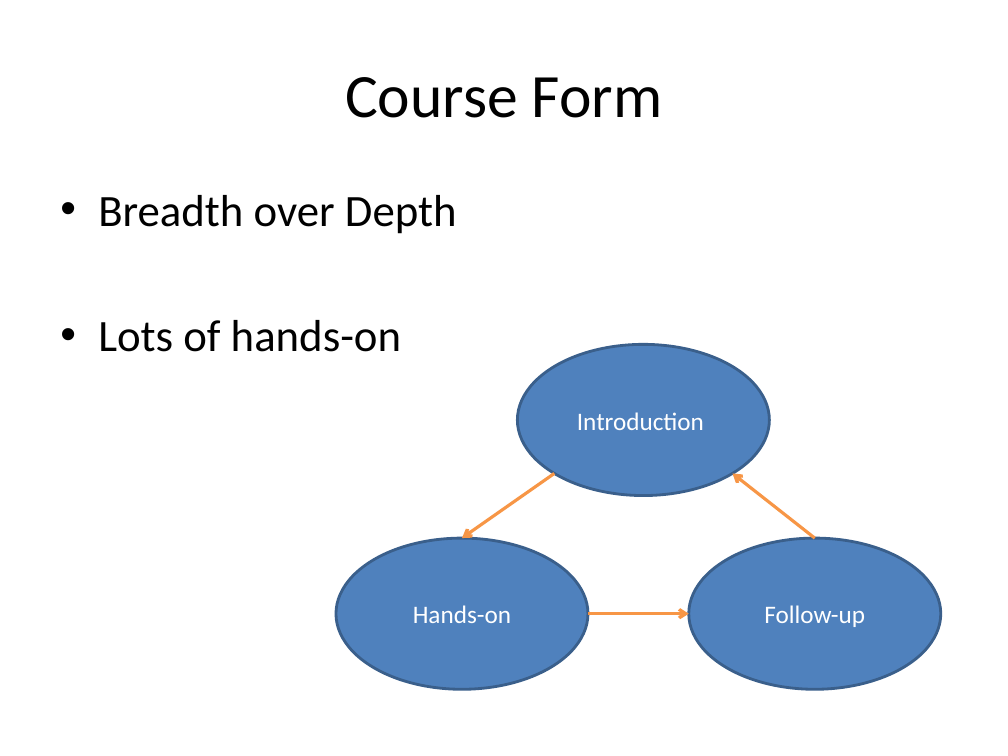
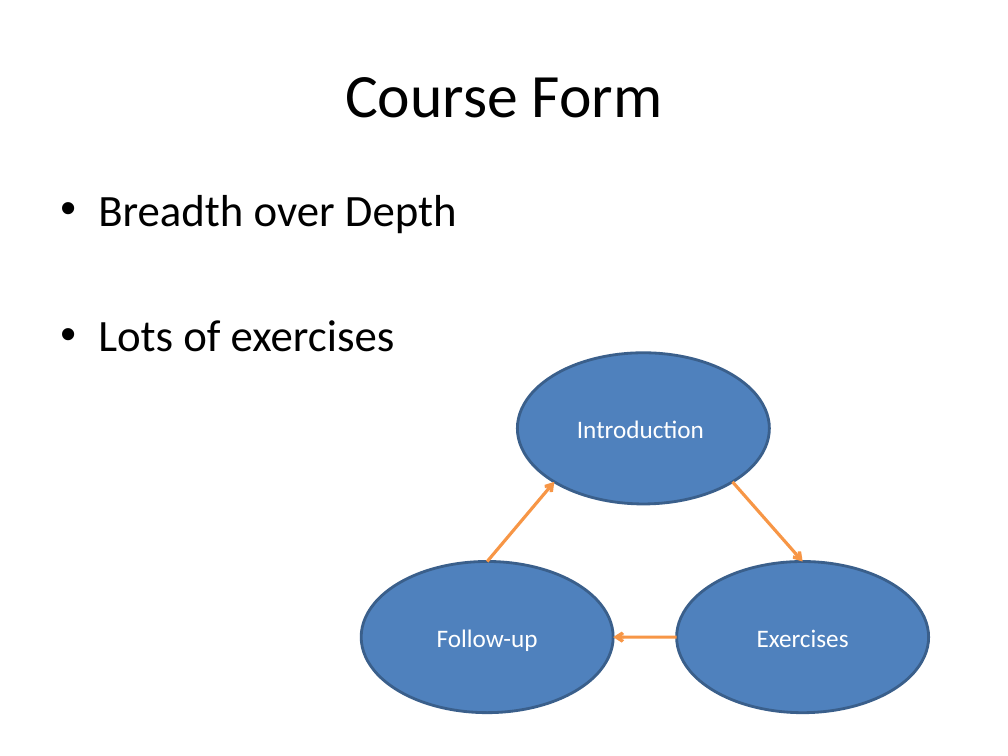
Before and after one commit to rasmuskl/ReSharperCourse, a slide deck: slide 4 of Presentations/1 - Introduction - ReSharper Course.pptx. Drawn at 1008x756 pixels with LibreOffice and Linux fonts; fonts in the diff are those of the drawing. Boxes give left, top, right and bottom in pixels: in the first picture for what was removed or moved away, otherwise in the second. Text is boxed around its words. In the diff, an @@ line names an element or a change of style, - is before the commit and + after.

```diff
--- a/Presentations/1 - Introduction - ReSharper Course.pptx
+++ b/Presentations/1 - Introduction - ReSharper Course.pptx
@@ text at box(98, 320, 395, 352): text changed @@
-• Lots of hands-on
+• Lots of exercises
@@ ellipse "Introduction": place and size @@
-ellipse "Introduction" at box(517, 345, 769, 496)
+ellipse "Introduction" at box(517, 353, 769, 504)
@@ arrow moved from (814, 538) - (733, 474) to (487, 561) - (554, 482) @@
@@ arrow moved from (554, 474) - (462, 538) to (733, 482) - (802, 561) @@
@@ ellipse removed at box(336, 538, 588, 689) @@
-Hands-on
@@ ellipse "Follow-up": place and size @@
-ellipse "Follow-up" at box(688, 538, 940, 689)
+ellipse "Follow-up" at box(361, 561, 613, 713)
@@ ellipse added at box(676, 561, 928, 713), fill #4F81BD, outline #3A5F8C 2 pt, 18 pt, text #FFFFFF @@
+Exercises
@@ arrow moved from (588, 614) - (688, 614) to (676, 637) - (613, 637) @@
```
Also in this commit, not shown: 6 other slides changed.
